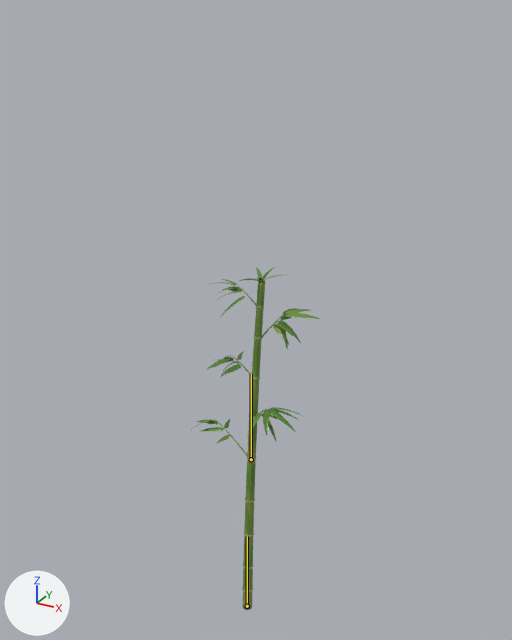
Renders of the FBX model Assets/Models/Bamboo/BambooFinal/BambooFinal.fbx from each side of a commit.
Rendered twice from a 50 mm lens placed at (3.24, -5.67, 6.67), pointed at (0.04, 0.14, 3.76). The lights are fixed; the arrows at lower left show +X, +Y and +Z. The picture after the commit comes second. The bones that bend it are drawn over the model as lines.

In view in the first picture: 'Bamboo_Branches', 'Bamboo_Leaves', 'Bamboo_Stalk', 'Bamboo_Top'.
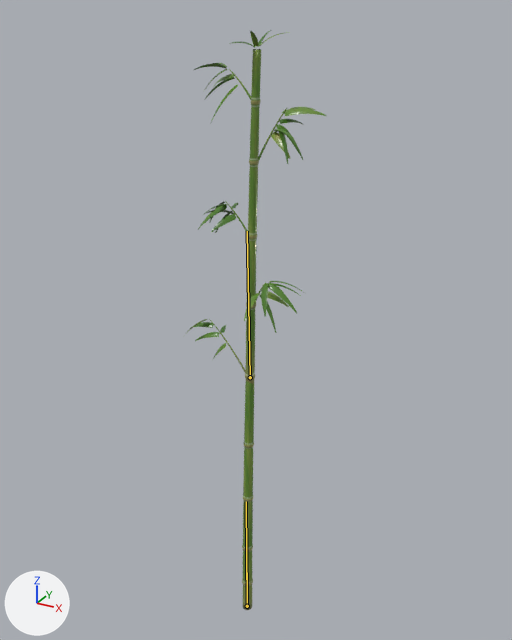
The newer file adds an action. The first version stands in its rest pose; the second is drawn at frame 79 of the action 'Bamboo_Rig|Bamboo_Windy'.

What differs and where, as boxes [x1, y1, x2, y2] in the pictures (512 x 640 px):
'Bamboo_Leaves', posed (11% wider, 87% taller)
    before: [191, 267, 320, 444]
    after: [183, 30, 326, 361]
'Bamboo_Top', posed (11% narrower, 81% taller)
    before: [247, 280, 265, 462]
    after: [245, 49, 261, 380]
'Bamboo_Stalk', posed (13% narrower, 55% taller)
    before: [242, 461, 256, 610]
    after: [242, 379, 254, 610]
'Bamboo_Branches', posed (8% wider, 78% taller)
    before: [215, 286, 287, 456]
    after: [209, 69, 287, 372]
bone 'Root', root to tip
    before: (247, 606) to (247, 536)
    after: (247, 606) to (246, 538)
bone 'Bottom', root to tip
    before: (247, 606) to (247, 536)
    after: (247, 606) to (246, 501)
bone 'Top', root to tip
    before: (251, 459) to (251, 374)
    after: (250, 377) to (247, 231)

The change in detail:
Bone 'Root' (bone_root) turns from (0, 0, 0) to (1, 0, -1) degrees about its own x, y and z.
Bone 'Bottom' (bone_bottom) is rescaled from (1.0, 1.0, 1.0) to (1.0, 1.5, 1.0).
Bone 'Top' (bone_top) moves from (0.0, 0.0, 0.0) to (0.0, 1.0, 0.0).
Bone 'Top' (bone_top) turns from (0, 0, 0) to (2, 0, -1) degrees about its own x, y and z.
Bone 'Top' (bone_top) is rescaled from (1.0, 1.0, 1.0) to (1.0, 1.5, 1.0).
